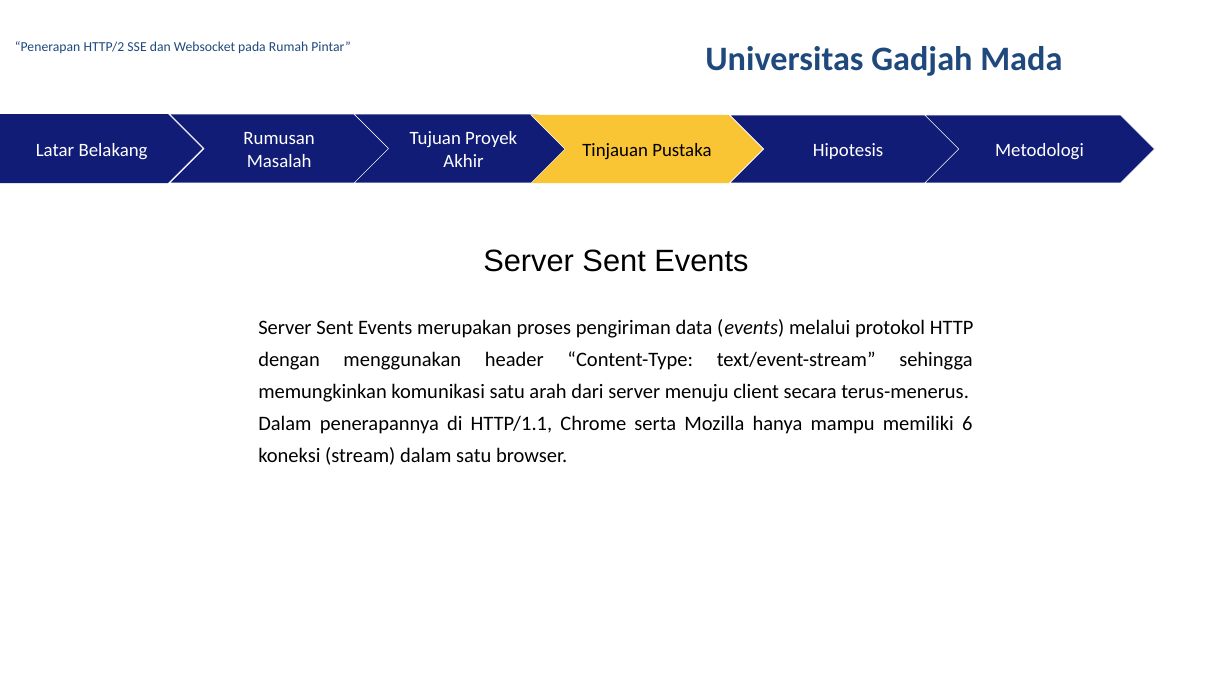
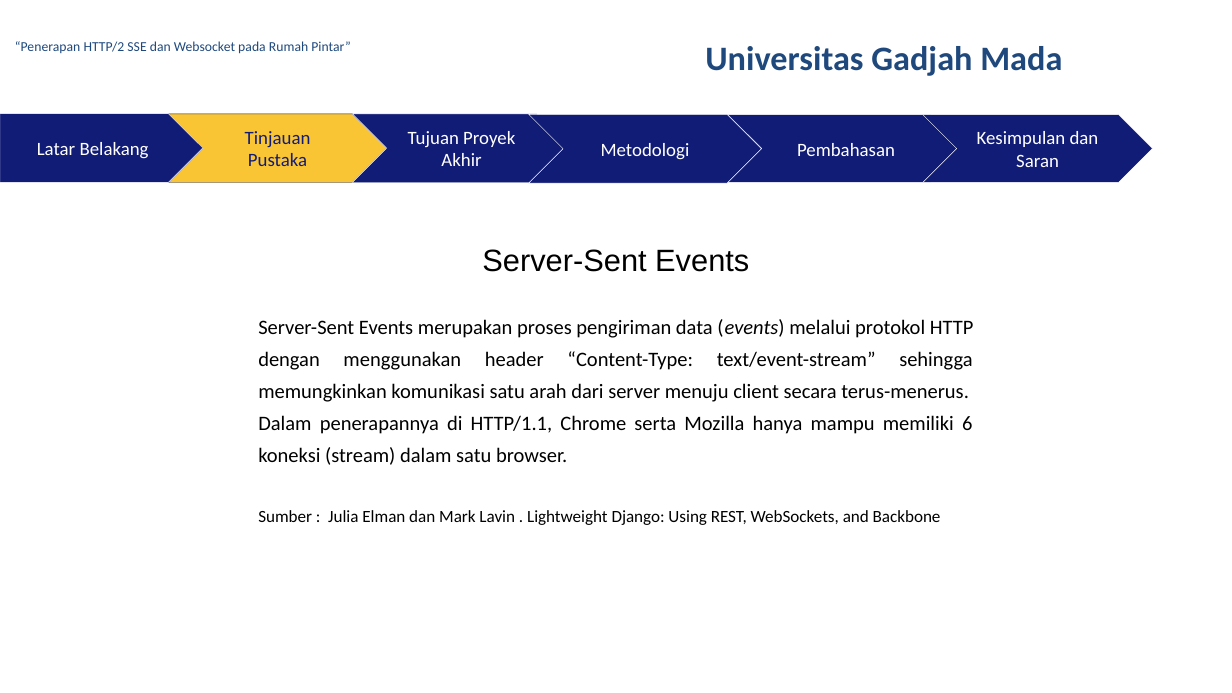
Before and after one commit to rusminto/ws_sse, a slide deck: slide 9 of berkas/ppt muham.pptx. Drawn at 1232x693 pixels with LibreOffice and Linux fonts; fonts in the diff are those of the drawing; background and template pictures are left out. Boxes give left, top, right and bottom in pixels: in the first picture for what was removed or moved away, otherwise in the second. Text is boxed around its words. In the diff, an @@ line names an element or a change of style, - is before the commit and + after.

```diff
--- a/berkas/ppt muham.pptx
+++ b/berkas/ppt muham.pptx
@@ pentagon arrow "Latar Belakang" at box(0, 113, 203, 182): outline #111C76 0.26 pt to #FFFFFF 0.26 pt @@
@@ chevron "Tinjauan Pustaka": place and size @@
-chevron "Tinjauan Pustaka" at box(531, 115, 764, 184)
+chevron "Tinjauan Pustaka" at box(169, 113, 387, 182)
@@ chevron "Tinjauan Pustaka" at box(169, 113, 387, 182): text colour #000000 to #111C76; outline #FFFFFF 0.26 pt to #111C76 0.26 pt @@
@@ chevron removed at box(170, 115, 389, 184) @@
-Rumusan Masalah
@@ chevron "Metodologi": place and size @@
-chevron "Metodologi" at box(925, 115, 1154, 182)
+chevron "Metodologi" at box(529, 115, 761, 184)
@@ chevron added at box(923, 115, 1152, 182), fill #111C76, outline #FFFFFF 0.26 pt, 11 pt, text #FFFFFF @@
+Kesimpulan dan Saran
@@ text in chevron at box(797, 143, 895, 156): text changed @@
-Hipotesis
+Pembahasan
@@ text at box(482, 249, 749, 272): text changed @@
-Server Sent Events
+Server-Sent Events
@@ text at box(258, 319, 974, 402): text changed @@
-Server Sent Events merupakan proses pengiriman data (events) melalui protokol HTTP dengan menggunakan header “Content-Type: text/event-stream” sehingga memungkinkan komunikasi satu arah dari server menuju client secara terus-menerus.
+Server-Sent Events merupakan proses pengiriman data (events) melalui protokol HTTP dengan menggunakan header “Content-Type: text/event-stream” sehingga memungkinkan komunikasi satu arah dari server menuju client secara terus-menerus.
@@ text at box(258, 510, 941, 525): paragraph added @@
+Sumber : Julia Elman dan Mark Lavin . Lightweight Django: Using REST, WebSockets, and Backbone
```
Also in this commit, not shown: 22 other slides changed, 3 slides added, 10 other files.
